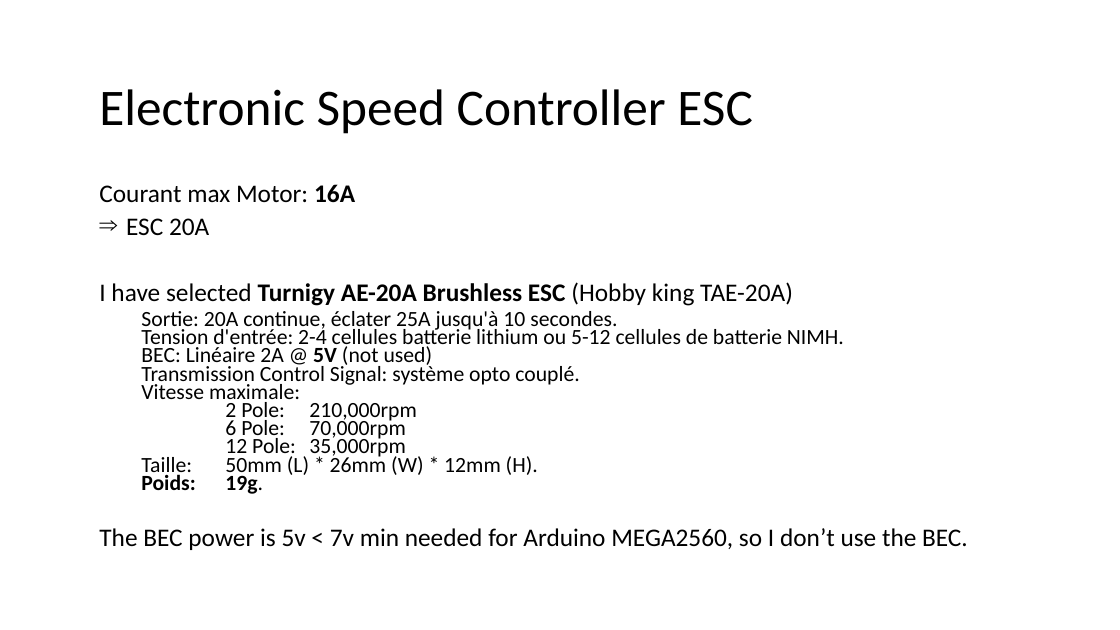
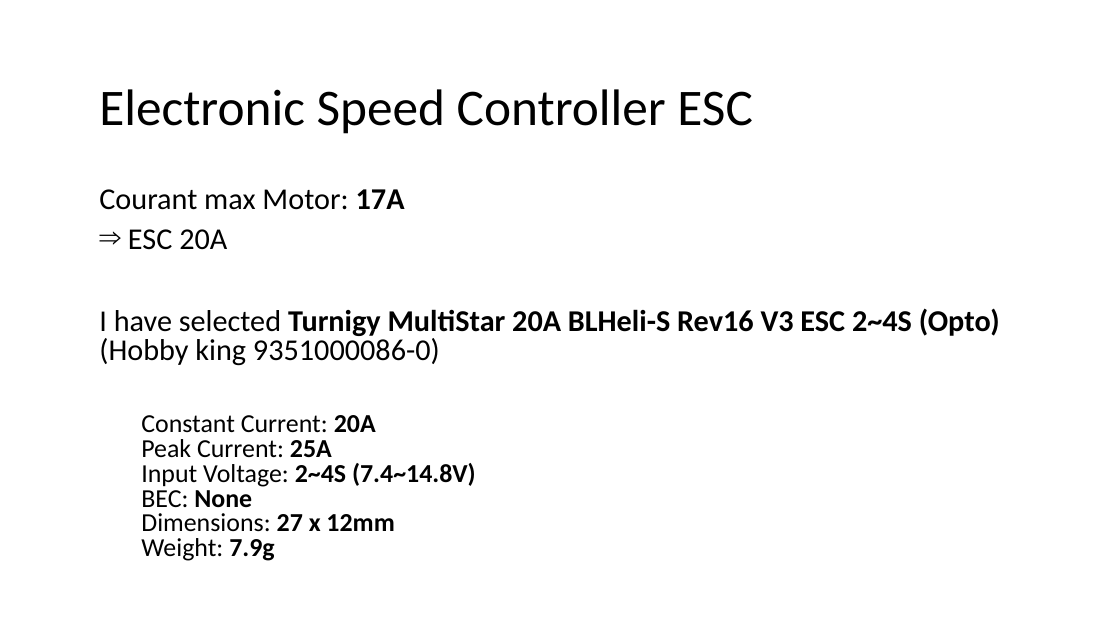
Before and after one commit to RobotEdh/RobotMicroControl, a slide deck: slide 15 of libraries/Diagramm Drone.pptx. Drawn at 1120x630 pixels with LibreOffice and Linux fonts; fonts in the diff are those of the drawing. Boxes give left, top, right and bottom in pixels: in the first picture for what was removed or moved away, otherwise in the second. Text is boxed around its words. In the diff, an @@ line names an element or a change of style, - is before the commit and + after.

```diff
--- a/libraries/Diagramm Drone.pptx
+++ b/libraries/Diagramm Drone.pptx
@@ text at (99,189,405,210): text changed; size 21.7 to 25.9 pt @@
-Courant max Motor: 16A
+Courant max Motor: 17A
@@ text at (128,229,227,250): size 21.7 to 25.9 pt in "ESC 20A"; line spacing 0.7 to 0.8 @@
@@ text at (99,308,1000,561): text changed; size 18.6 to 22.2 pt @@
-I have selected Turnigy AE-20A Brushless ESC (Hobby king TAE-20A)
-  Sortie: 20A continue, éclater 25A jusqu'à 10 secondes.
-  Tension d'entrée: 2-4 cellules batterie lithium ou 5-12 cellules de batterie NIMH.
-  BEC: Linéaire 2A @ 5V (not used)
-  Transmission Control Signal: système opto couplé.
-  Vitesse maximale:
-  2 Pole: 210,000rpm
-  6 Pole: 70,000rpm
-  12 Pole: 35,000rpm
-  Taille: 50mm (L) * 26mm (W) * 12mm (H).
-  Poids: 19g.
-The BEC power is 5v < 7v min needed for Arduino MEGA2560, so I don’t use the BEC.
+I have selected Turnigy MultiStar 20A BLHeli-S Rev16 V3 ESC 2~4S (Opto)(Hobby king 9351000086-0)
+  Constant Current: 20A
+  Peak Current: 25A
+  Input Voltage: 2~4S (7.4~14.8V)
+  BEC: None
+  Dimensions: 27 x 12mm
+  Weight: 7.9g
```
Also in this commit, not shown: 6 other slides changed, 1 slide added, 1 slide removed, 1 other file.
